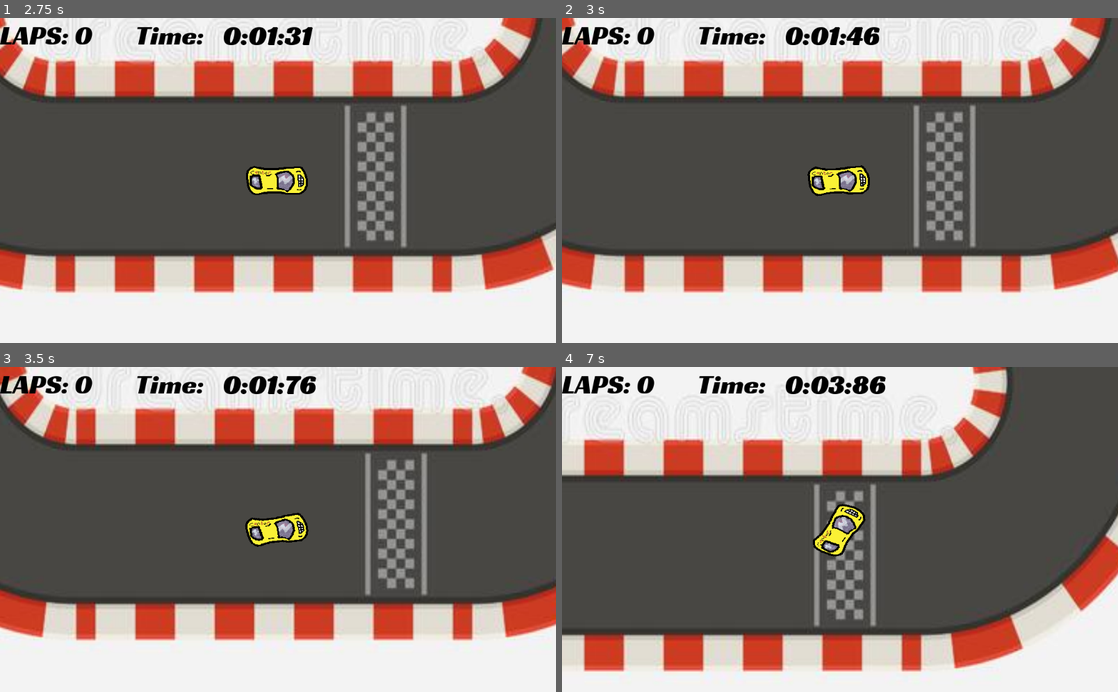
Above: before the commit, frames 1-4 (two rows, left to right).
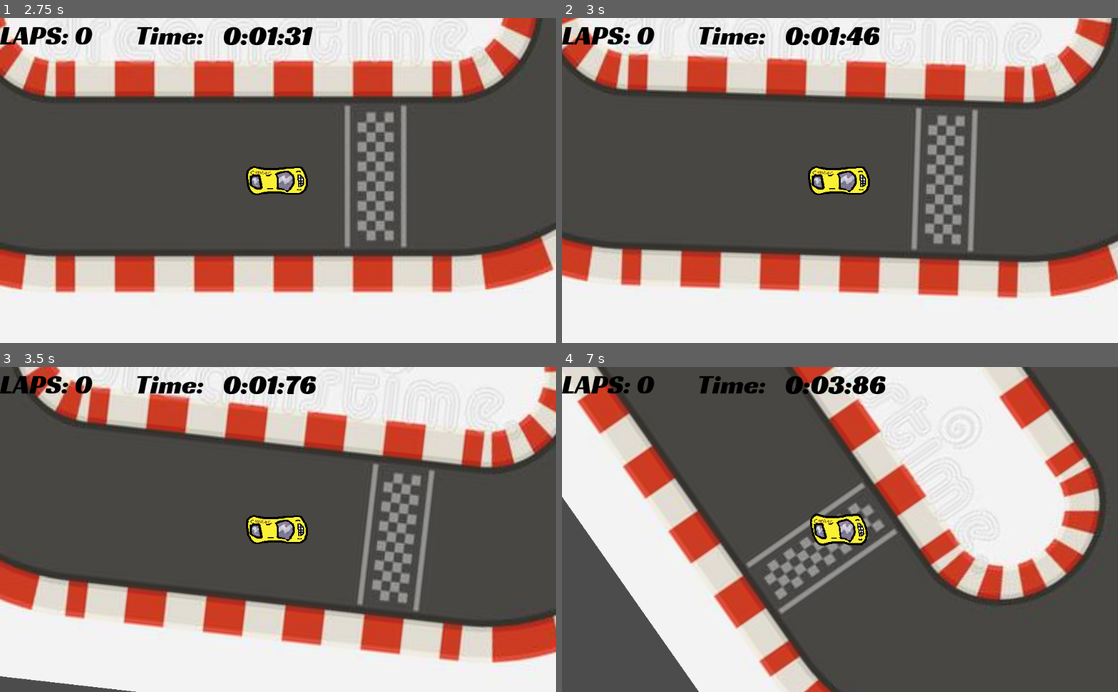
Above: after the commit, the same moments.

Repository: Noah-Canned-Door/Coursework
Game: Godot game, scene res://Scenes/Main Menu.tscn
Two runs of this game, one before a commit and one after it. Both use one fixed random seed, a clock stepped at 60 frames per second and the inputs below.
Inputs:
- Up to frame 1 (2.75 s): click "Start" at 0.5 s; hold D (steer_right) 1.28-2.03 s; hold S (brake) from 2.03 s (still down)
- Up to frame 2 (3 s): release S (brake) at 2.78 s; hold D (steer_right) from 2.78 s (still down)
- Up to frame 3 (3.5 s): keep holding D (steer_right)
- Up to frame 4 (7 s): release D (steer_right) at 3.53 s; hold W (accelerate) 3.53-4.28 s; hold A (steer_left) 4.28-5.78 s; hold S (brake) 5.78-6.53 s; hold D (steer_right) from 6.53 s (still down)

Frame 1 is identical in both runs. In frame 2, 14% of the frame differs, in the area x 0-100%, y 0-87%; in frame 3, 31%; in frame 4, 71%, in the area x 0-100%, y 0-100%.

Commit message:
idrk

Diff:
--- a/Scenes/Car.tscn
+++ b/Scenes/Car.tscn
@@ -56,6 +56,7 @@
 shape = SubResource( 1 )
 
 [node name="Camera2D" type="Camera2D" parent="."]
+rotating = true
 current = true
 
 [node name="CanvasLayer" type="CanvasLayer" parent="."]
--- a/Scenes/Finish_line.gd
+++ b/Scenes/Finish_line.gd
@@ -13,7 +13,7 @@
 	if !checked_Array.has(false):
 		laps += 1
 		Score_label.text = "LAPS: "+str(laps)
-	if laps == 1:
+	if laps == 10:
 		#When the lap count has been completed
 		win_screen.visible = true
 		End_timer.text = "Time: " + timer_display.format_time()
--- a/Scenes/World.tscn
+++ b/Scenes/World.tscn
@@ -31,6 +31,16 @@
 rotation = 1.5708
 scale = Vector2( 20, 1 )
 
+[node name="checkpoint5" parent="." instance=ExtResource( 3 )]
+position = Vector2( 163.335, 552.939 )
+rotation = 1.5708
+scale = Vector2( 20, 1 )
+
+[node name="checkpoint4" parent="." instance=ExtResource( 3 )]
+position = Vector2( 58.9382, -162.543 )
+rotation = 1.5708
+scale = Vector2( 20, 1 )
+
 [node name="checkpoint2" parent="." instance=ExtResource( 3 )]
 position = Vector2( -194.234, 203.744 )
 scale = Vector2( 20, 1 )
@@ -49,7 +59,7 @@
 [node name="CollisionPolygon2D2" type="CollisionPolygon2D" parent="StaticBody2D"]
 position = Vector2( 876.249, 6.13829 )
 rotation = 1.57079
-polygon = PoolVector2Array( -351.26, 497.589, -347.687, 83.4 …(106 unchanged characters)… 91.827, -233.128, -184.834, -239.985, -147.867, -270.84, -99.9101, -299.409, -77.9299, -309.694, -33.9694, -326.836, -5.99461, -335.978, 25.9766, -340.55, 54.9505, -340.55, 87.9209, -340.55, 235.788, -345.121, 3 …(76 unchanged characters)…
+polygon = PoolVector2Array( -351.26, 497.589, -347.687, 83.4 …(106 unchanged characters)… 91.827, -233.128, -184.834, -239.985, -135.271, -258.73, -95.2737, -281.709, -66.704, -292.699, -36.9915, -307.686, 9.86269, -318.676, 32.7184, -327.667, 60.1453, -332.663, 87.9209, -340.55, 235.788, -345.121, 3 …(76 unchanged characters)…
 
 [node name="CollisionPolygon2D3" type="CollisionPolygon2D" parent="StaticBody2D"]
 position = Vector2( 855.23, 370.262 )
